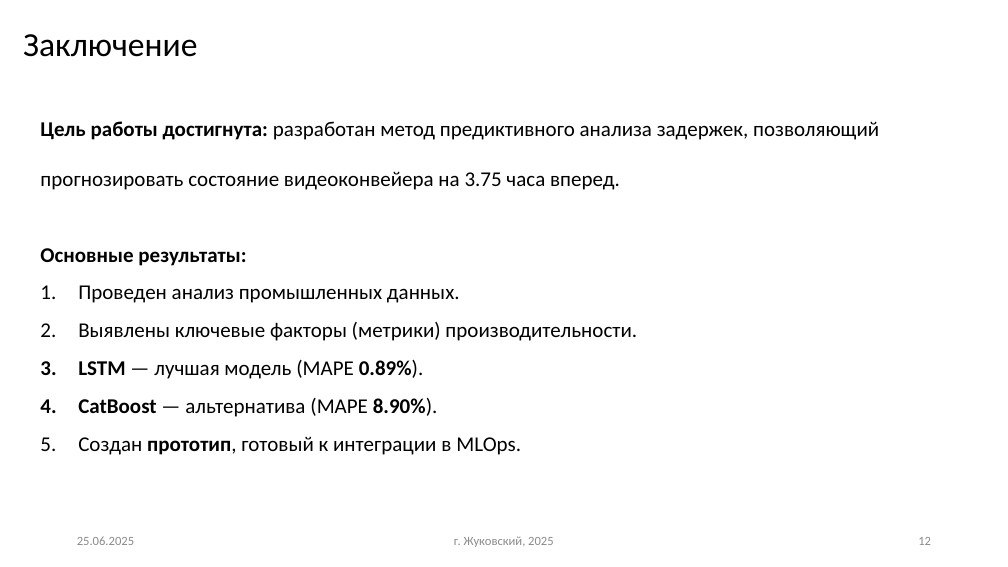
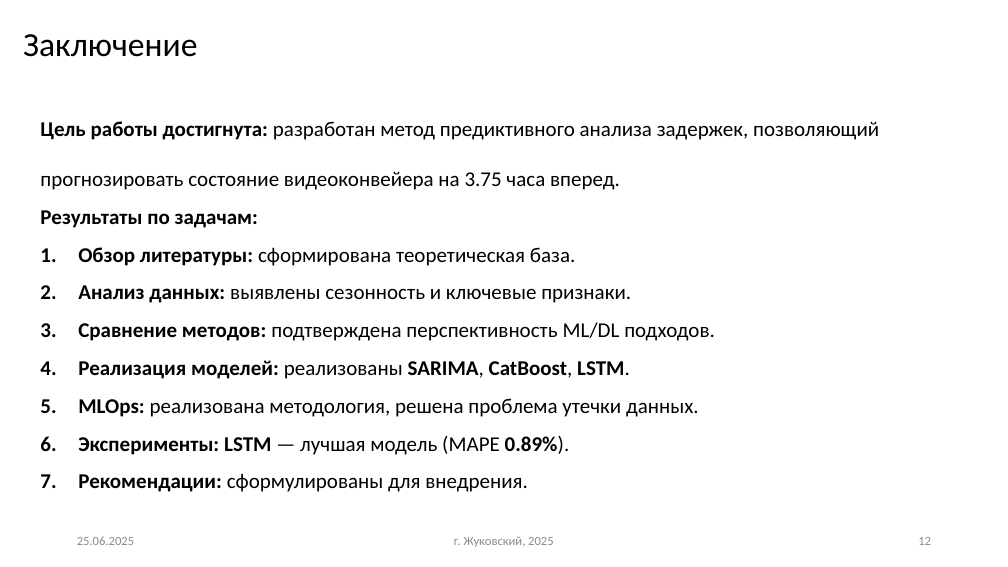
Before and after one commit to nikborovets/bachelor_thesis, a slide deck: slide 12 of presentation/presentation_Borovets.pptx. Drawn at 1008x567 pixels with LibreOffice and Linux fonts; fonts in the diff are those of the drawing. Boxes give left, top, right and bottom in pixels: in the first picture for what was removed or moved away, otherwise in the second. Text is boxed around its words. In the diff, an @@ line names an element or a change of style, - is before the commit and + after.

Commit message:
fix slides

```diff
--- a/presentation/presentation_Borovets.pptx
+++ b/presentation/presentation_Borovets.pptx
@@ text at box(40, 210, 715, 492): text changed @@
-Основные результаты:
-1. Проведен анализ промышленных данных.
-2. Выявлены ключевые факторы (метрики) производительности.
-3. LSTM — лучшая модель (MAPE 0.89%).
-4. CatBoost — альтернатива (MAPE 8.90%).
-5. Создан прототип, готовый к интеграции в MLOps.
+Результаты по задачам:
+1. Обзор литературы: сформирована теоретическая база.
+2. Анализ данных: выявлены сезонность и ключевые признаки.
+3. Сравнение методов: подтверждена перспективность ML/DL подходов.
+4. Реализация моделей: реализованы SARIMA, CatBoost, LSTM.
+5. MLOps: реализована методология, решена проблема утечки данных.
+6. Эксперименты: LSTM — лучшая модель (MAPE 0.89%).
+7. Рекомендации: сформулированы для внедрения.
```
Also in this commit, not shown: 1 other slide changed, 1 other file.
